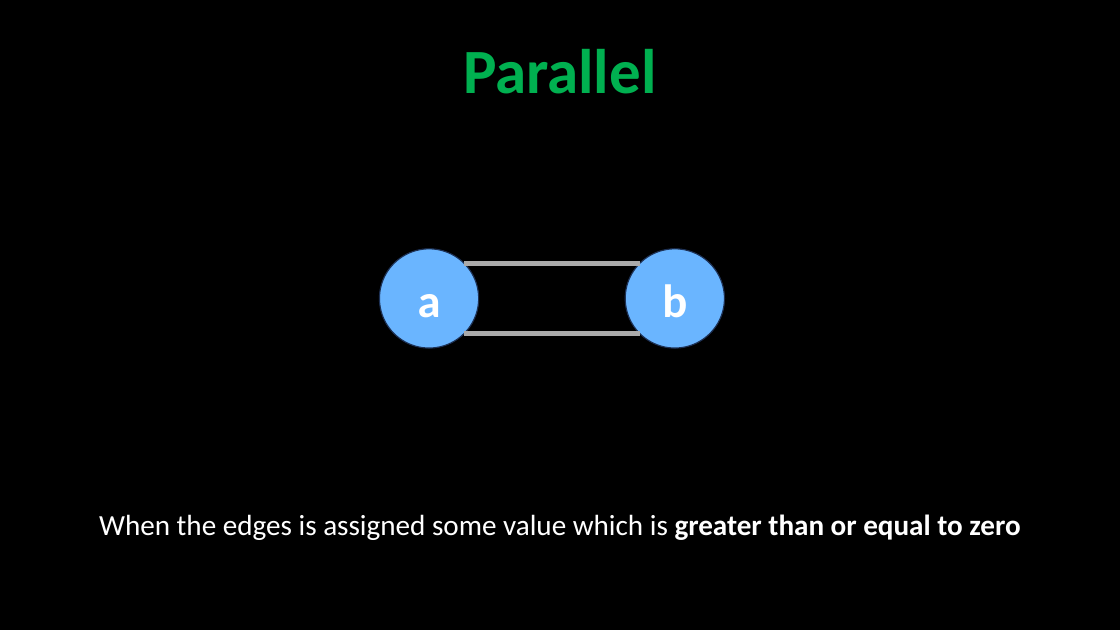
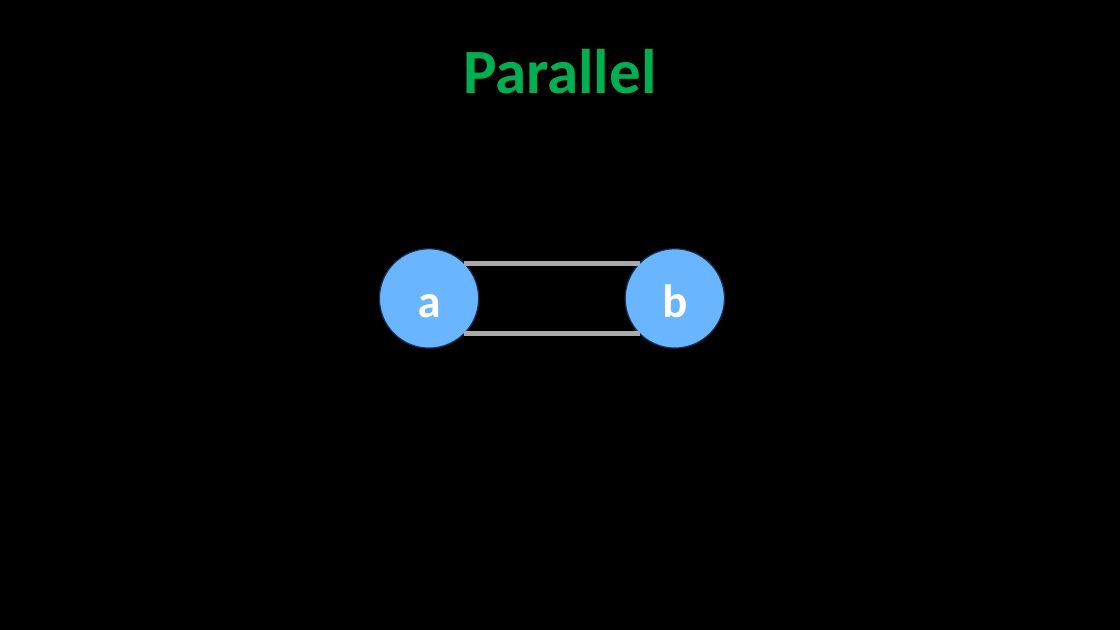
Before and after one commit to robitussin/CCS0015, a slide deck: slide 17 of graph/Graph.pptx. Drawn at 1120x630 pixels with LibreOffice and Linux fonts; fonts in the diff are those of the drawing. Boxes give left, top, right and bottom in pixels: in the first picture for what was removed or moved away, otherwise in the second. Text is boxed around its words. In the diff, an @@ line names an element or a change of style, - is before the commit and + after.

```diff
--- a/graph/Graph.pptx
+++ b/graph/Graph.pptx
@@ text removed at [99,514,1020,540] @@
-When the edges is assigned some value which is greater than or equal to zero
```
Also in this commit, not shown: 5 other slides changed, 1 other file.
